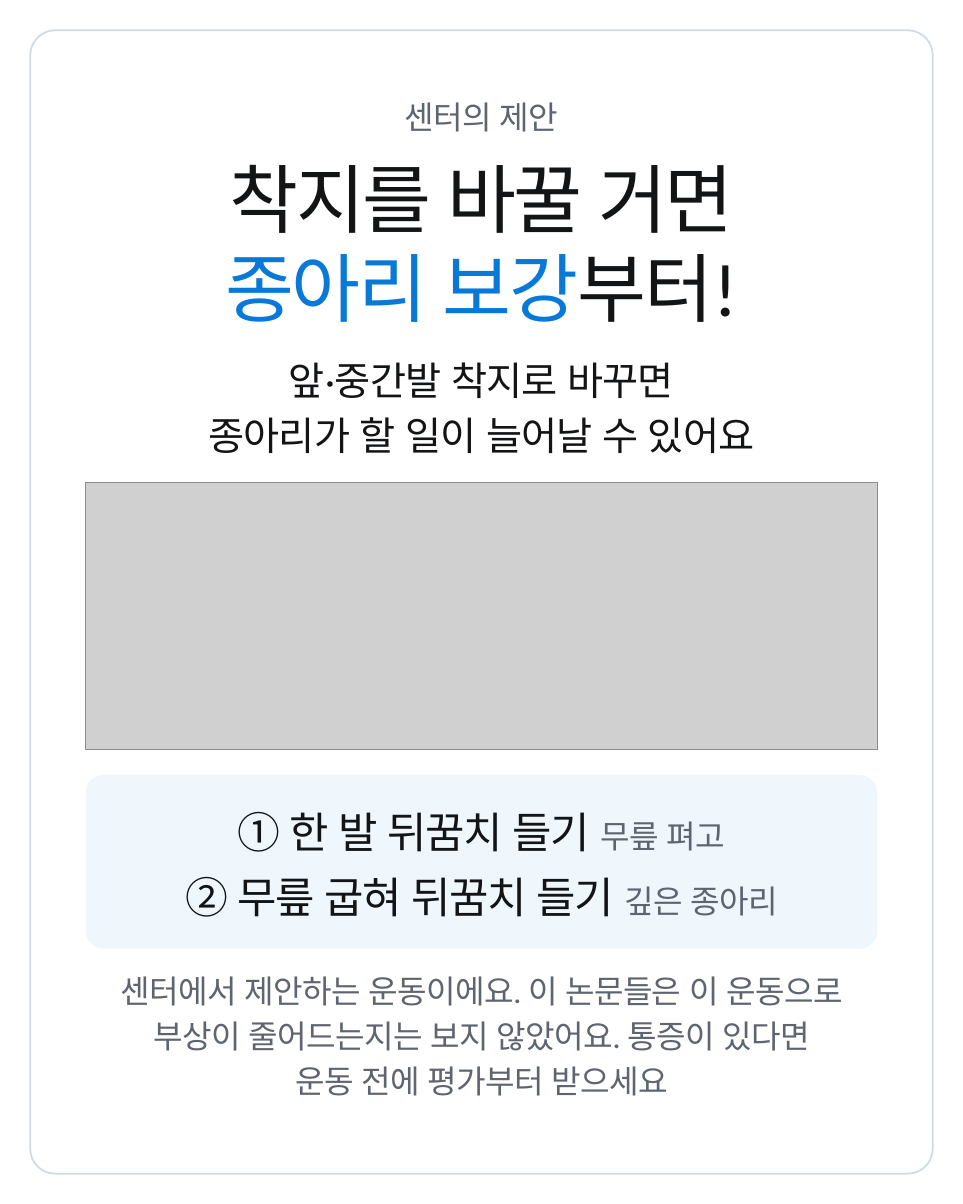
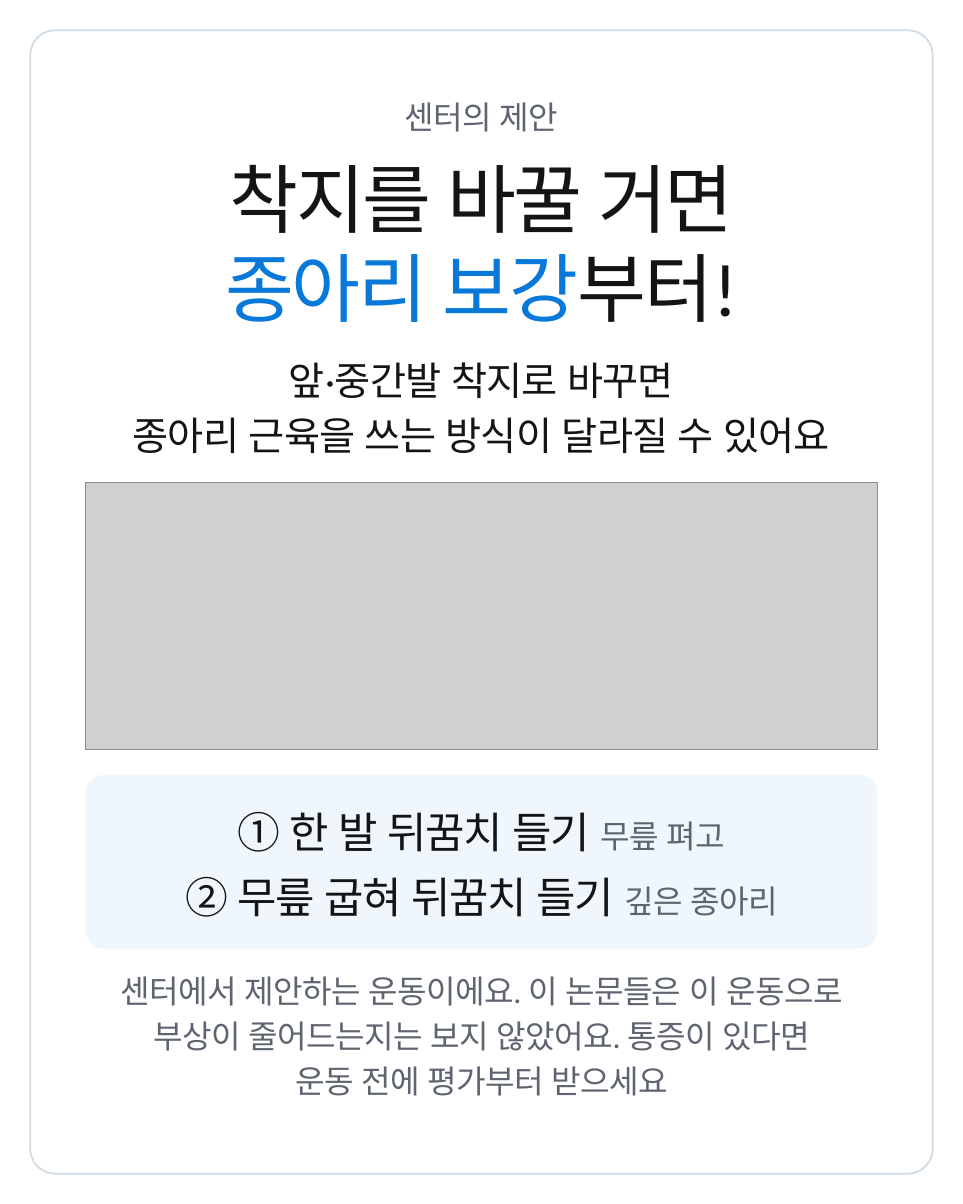
Before and after one commit to js920915-cyber/New-box, a slide deck: slide 9 of content/running-form-change-v3/adobe-express/running-form-change-v3-express.pptx. Drawn at 963x1204 pixels with LibreOffice and Linux fonts; fonts in the diff are those of the drawing; grey boxes stand for pictures. Boxes give left, top, right and bottom in pixels: in the first picture for what was removed or moved away, otherwise in the second. Text is boxed around its words. In the diff, an @@ line names an element or a change of style, - is before the commit and + after.

```diff
--- a/content/running-form-change-v3/adobe-express/running-form-change-v3-express.pptx
+++ b/content/running-form-change-v3/adobe-express/running-form-change-v3-express.pptx
@@ text at (x1=133, y1=417, x2=830, y2=453): text changed @@
-종아리가 할 일이 늘어날 수 있어요
+종아리 근육을 쓰는 방식이 달라질 수 있어요
```
Also in this commit, not shown: 3 other slides changed, 27 other files.
